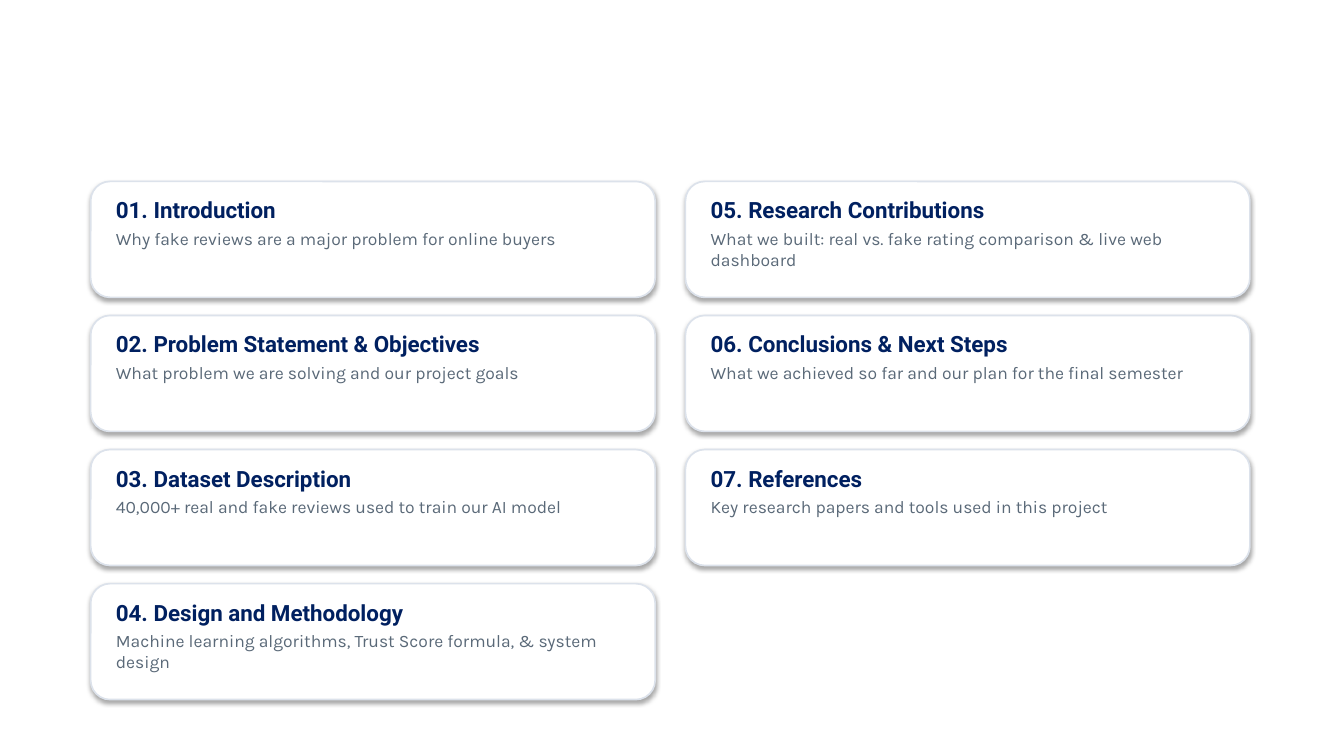
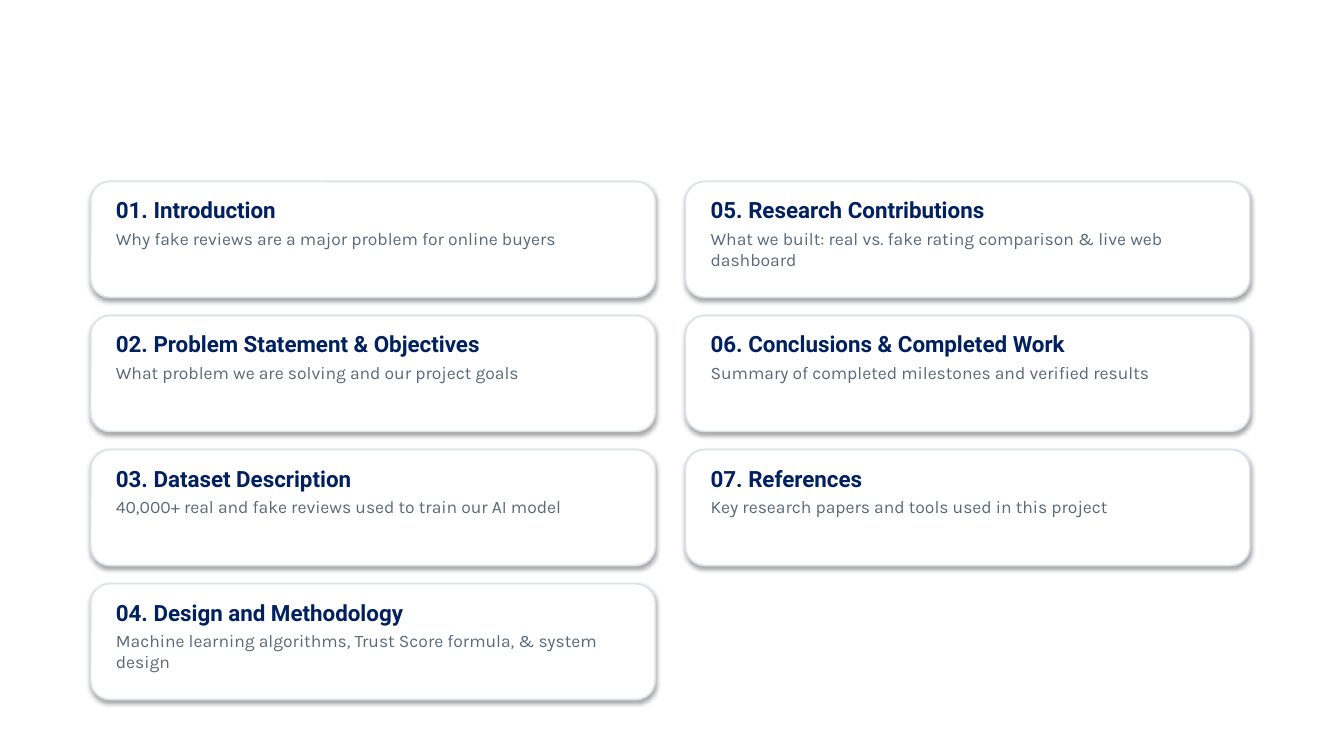
Before and after one commit to muskanpapdiwal/TrustCheck, a slide deck: slide 2 of TrustCheck_Midsem_Presentation.pptx. Drawn at 1344x756 pixels with LibreOffice and Linux fonts; fonts in the diff are those of the drawing; background and template pictures are left out. Boxes give left, top, right and bottom in pixels: in the first picture for what was removed or moved away, otherwise in the second. Text is boxed around its words. In the diff, an @@ line names an element or a change of style, - is before the commit and + after.

Commit message:
docs: update presentation with student names, supervisor, center alignment, and completed conclusions

```diff
--- a/TrustCheck_Midsem_Presentation.pptx
+++ b/TrustCheck_Midsem_Presentation.pptx
@@ text at (x1=711, y1=335, x2=1149, y2=383): text changed @@
-06. Conclusions & Next Steps
-What we achieved so far and our plan for the final semester
+06. Conclusions & Completed Work
+Summary of completed milestones and verified results
```
Also in this commit, not shown: 6 other slides changed, 2 other files.
